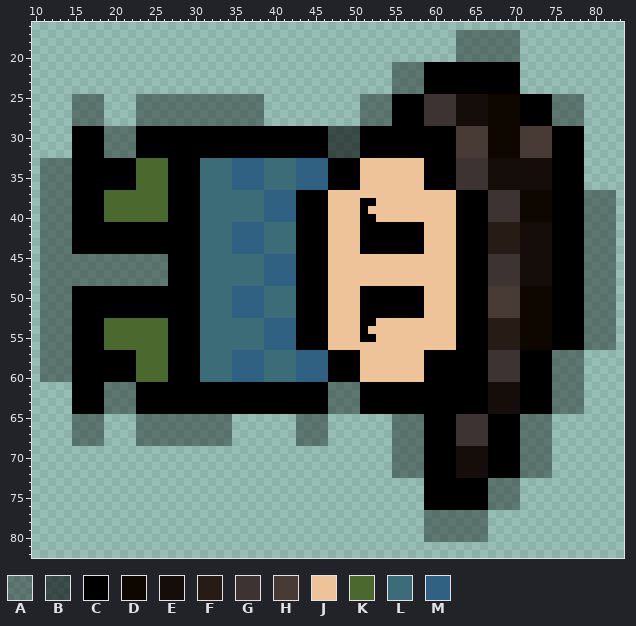
A sprite sheet gets an edit: src/gmtk-2021/sprites/spr_evil_golfer/f201793e-0991-4dc1-b2c3-6ea1e8f2722a.png. Above is the file before it was changed.
The file is 96x96 pixels. Colours within 5 levels of each other are drawn and written as one. Shown: x 10..83, y 16..82.
Palette (. is transparent): A #0000005e  B #00000099  C #000000  D #0e0700  E #140d09  F #261c15  G #3d3332  H #483a35  J #eec39a  K #4b692f  L #3c6c78  M #306082
New version:
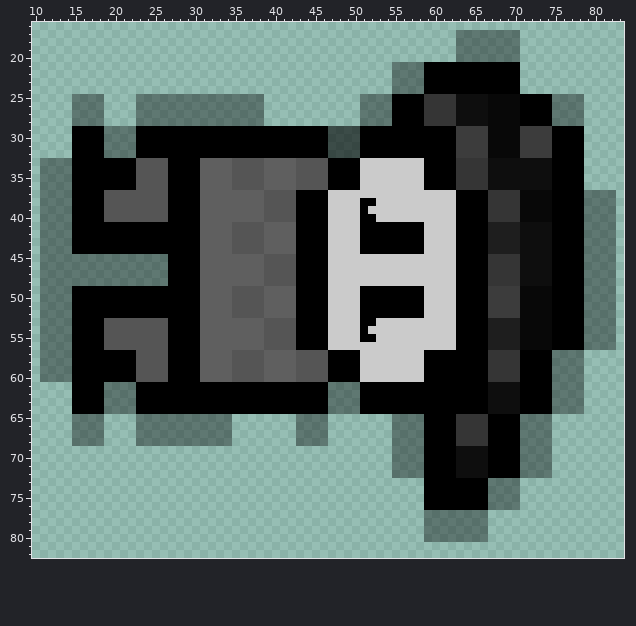
Diff:
colour D: #0e0700 -> #080808
colour E: #140d09 -> #0e0e0e
colour F: #261c15 -> #1e1e1e
colour G: #3d3332 -> #353535
colour H: #483a35 -> #3c3c3c
colour J: #eec39a -> #cbcbcb
colour L: #3c6c78 -> #5f5f5f
colour M: #306082 -> #555555
Changed rows in their new state; - is a pixel that keeps its letter.
first column x 19:
33 ----MMMM
34 ----MMMM
35 ----MMMM
36 ----MMMM
37 MMMMMMMM
38 MMMMMMMM
39 MMMMMMMM
40 MMMMMMMM
first column x 19:
53 MMMMMMMM
54 MMMMMMMM
55 MMMMMMMM
56 MMMMMMMM
57 ----MMMM
58 ----MMMM
59 ----MMMM
60 ----MMMM
Where, in picture pixels (left, top, right, bottom), the same in both pictures:
changed: (200, 94, 552, 478)
changed: (104, 158, 168, 222)
changed: (104, 318, 168, 382)
